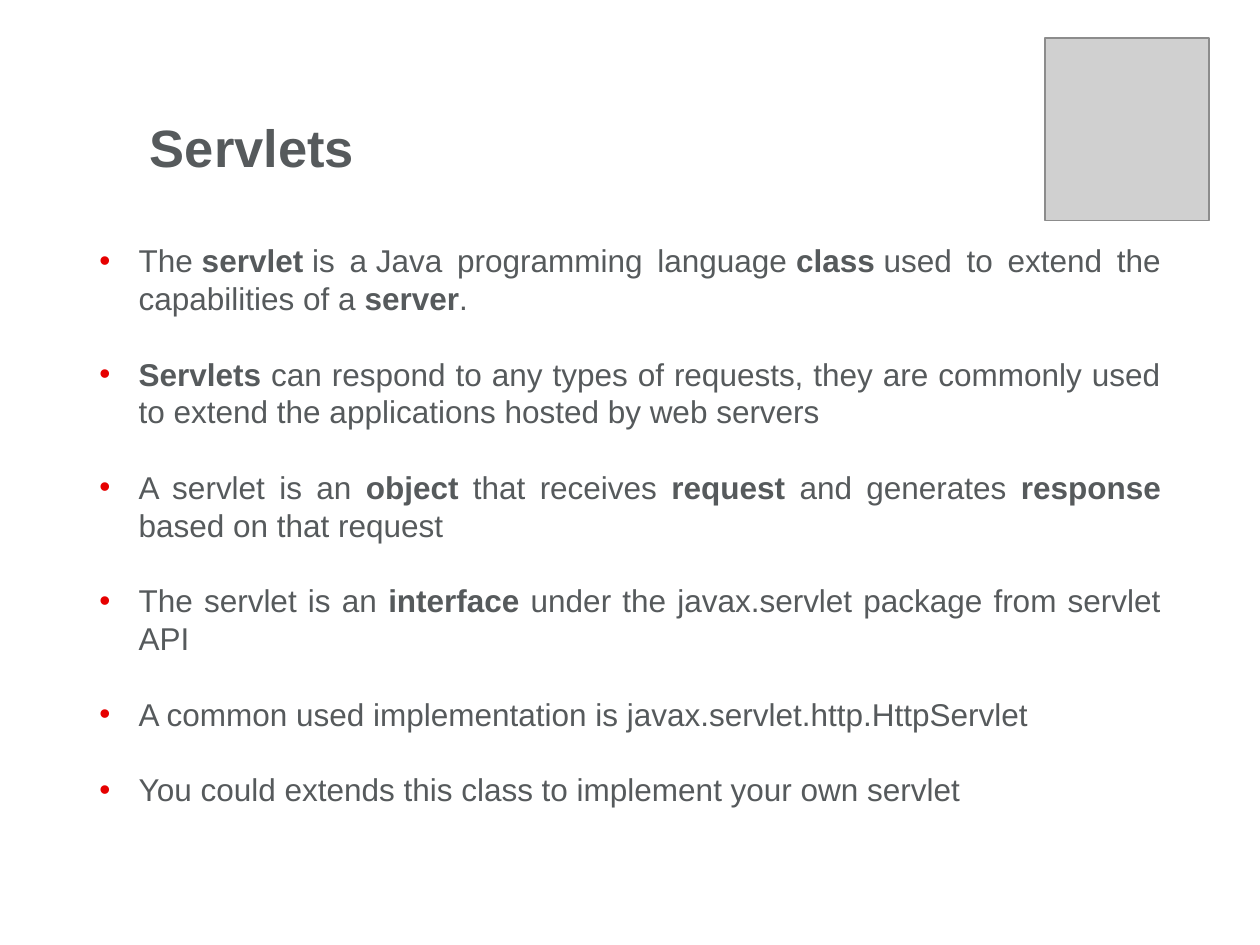
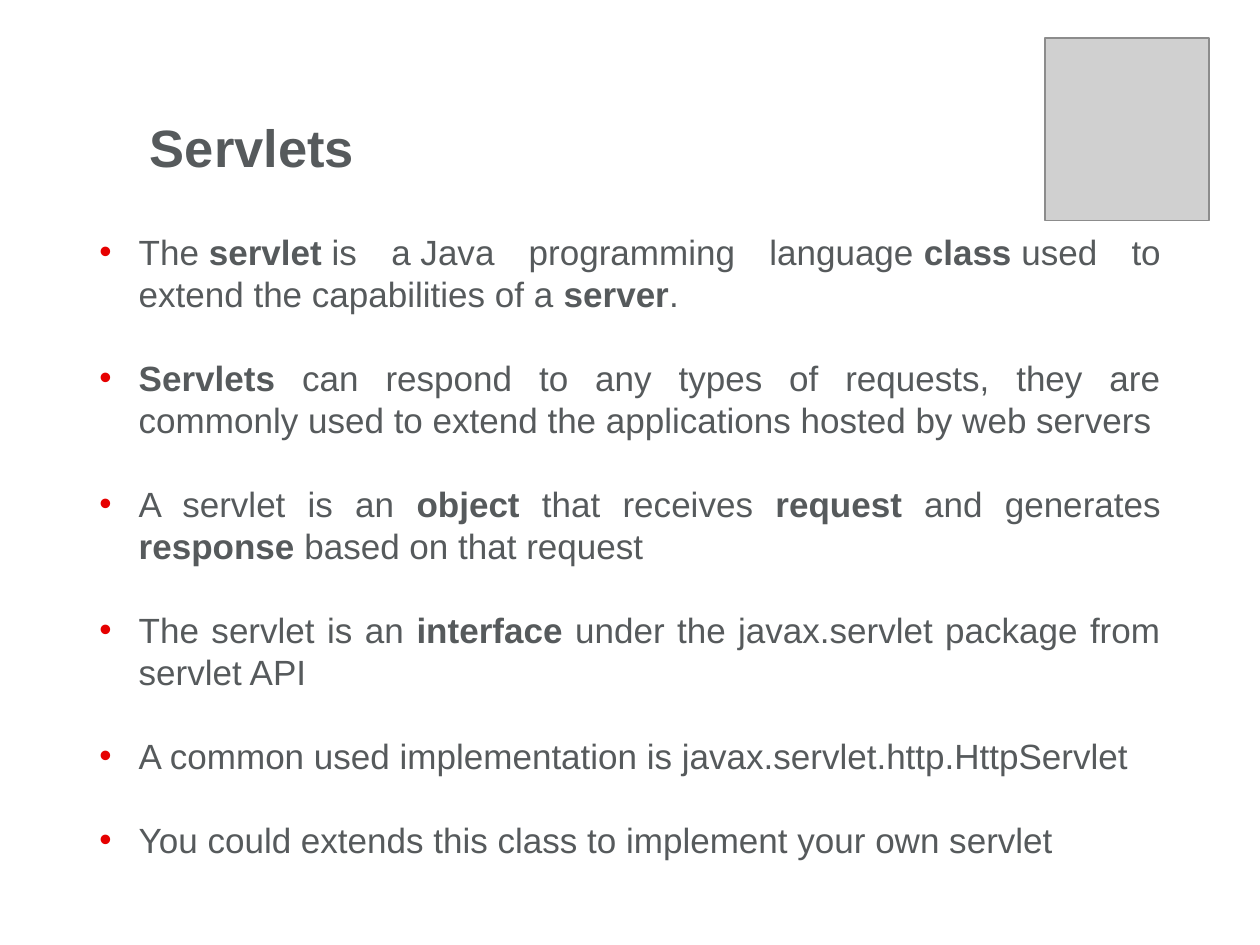
Before and after one commit to alexandruvlad/JavaDocs, a slide deck: slide 30 of Servlets/Day1/Docs/Web Presentation-Part1.pptx. Drawn at 1260x945 pixels with LibreOffice and Linux fonts; fonts in the diff are those of the drawing; grey boxes stand for pictures; background and template pictures are left out. Boxes give left, top, right and bottom in pixels: in the first picture for what was removed or moved away, otherwise in the second. Text is boxed around its words. In the diff, an @@ line names an element or a change of style, - is before the commit and + after.

Commit message:
Servlet-Day1

```diff
--- a/Servlets/Day1/Docs/Web Presentation-Part1.pptx
+++ b/Servlets/Day1/Docs/Web Presentation-Part1.pptx
@@ text "The servlet is a Java ...": place and size @@
-text "The servlet is a Java ..." at [139, 249, 1161, 807]
+text "The servlet is a Java ..." at [139, 239, 1161, 860]
@@ text "The servlet is a Java ..." at [139, 239, 1161, 860]: size 18 to 20 pt @@
```
Also in this commit, not shown: 15 other slides changed, 20 other files.
